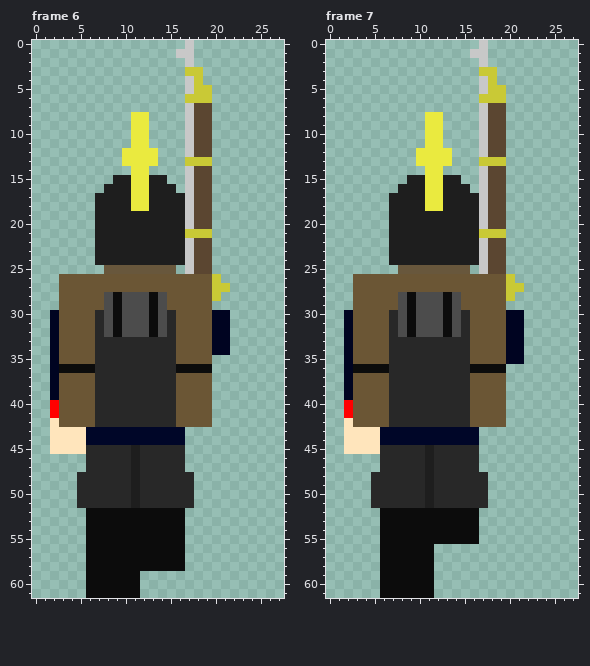
A pixel-art file gets an edit: Assets/Images/NewUnits/Germany/LandWehr/SummerDress/UnitSpriteNorth.aseprite. The first picture shows the starting point.
28x62 pixels, 7 frames. Colours within 5 levels of each other are drawn and written as one. Shown: frame 6, frame 7. The commit also changed other frames, which this record leaves out.
New version:
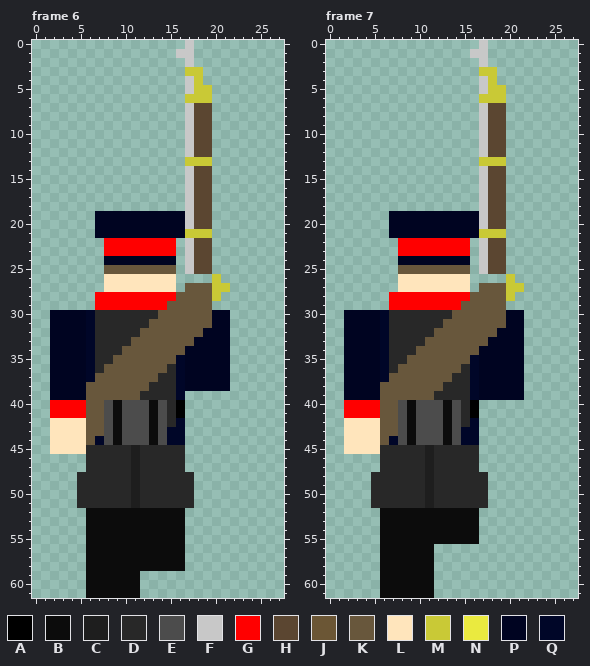
Palette (. is transparent): A #000000  B #0c0c0c  C #1e1e1e  D #282828  E #4c4c4c  F #c8c8c8  G #ff0000  H #5b4631  J #6b5635  K #68573c  L #ffe5bc  M #c9c936  N #eaea3f  P #000421  Q #000628
Edits made:
--- frame 6, layers "Knapsack", "Legs"
@@ x 0..27 @@
  7 .................FHH........
- 8 ...........NN....FHH........
- 9 ...........NN....FHH........
-10 ...........NN....FHH........
-11 ...........NN....FHH........
-12 ..........NNNN...FHH........
-13 ..........NNNN...MMM........
-14 ...........NN....FHH........
-15 .........CCNNCC..FHH........
-16 ........CCCNNCCC.FHH........
-17 .......CCCCNNCCCCFHH........
-18 .......CCCCNNCCCCFHH........
-19 .......CCCCCCCCCCFHH........
-20 .......CCCCCCCCCCFHH........
-21 .......CCCCCCCCCCMMM........
-22 .......CCCCCCCCCCFHH........
-23 .......CCCCCCCCCCFHH........
-24 .......CCCCCCCCCCFHH........
+ 8 .................FHH........
+ 9 .................FHH........
+10 .................FHH........
+11 .................FHH........
+12 .................FHH........
+13 .................MMM........
+14 .................FHH........
+15 .................FHH........
+16 .................FHH........
+17 .................FHH........
+18 .................FHH........
+19 .......PPPPPPPPPPFHH........
+20 .......PPPPPPPPPPFHH........
+21 .......PPPPPPPPPPMMM........
+22 ........GGGGGGGG.FHH........
+23 ........GGGGGGGG.FHH........
+24 ........PPPPPPPP.FHH........
 25 ........KKKKKKKK.FHH........
-26 ...JJJJJJJJJJJJJJJJJM.......
-27 ...JJJJJJJJJJJJJJJJJMM......
-28 ...JJJJJEBEEEBEJJJJJM.......
-29 ...JJJJJEBEEEBEJJJJJ........
-30 ..PJJJJDEBEEEBEDJJJJPP......
-31 ..PJJJJDEBEEEBEDJJJJPP......
-32 ..PJJJJDEBEEEBEDJJJJPP......
-33 ..PJJJJDDDDDDDDDJJJJPP......
-34 ..PJJJJDDDDDDDDDJJJJPP......
-35 ..PJJJJDDDDDDDDDJJJJ........
-36 ..PBBBBDDDDDDDDDBBBB........
-37 ..PJJJJDDDDDDDDDJJJJ........
-38 ..PJJJJDDDDDDDDDJJJJ........
-39 ..PJJJJDDDDDDDDDJJJJ........
-40 ..GJJJJDDDDDDDDDJJJJ........
-41 ..GJJJJDDDDDDDDDJJJJ........
-42 ..LJJJJDDDDDDDDDJJJJ........
-43 ..LLLLQQQQQQQQQQQ...........
-44 ..LLLLQQQQQQQQQQQ...........
+26 ........LLLLLLLL....M.......
+27 ........LLLLLLLL.KKKMM......
+28 .......GGGGGGGGGKKKKM.......
+29 .......GGGGGGGGKKKKK........
+30 ..PPPPQDDDDDDDKKKKKKPP......
+31 ..PPPPQDDDDDDKKKKKKKPP......
+32 ..PPPPQDDDDDKKKKKKKPPP......
+33 ..PPPPQDDDDKKKKKKKPPPP......
+34 ..PPPPQDDDKKKKKKKPPPPP......
+35 ..PPPPQDDKKKKKKKQPPPPP......
+36 ..PPPPQDKKKKKKKDQPPPPP......
+37 ..PPPPQKKKKKKKDDQPPPPP......
+38 ..PPPPKKKKKKKDDDQPPPPP......
+39 ..PPPPKKKKKKDDDDQ...........
+40 ..GGGGKKEBEEEBEDA...........
+41 ..GGGGKKEBEEEBEDA...........
+42 ..LLLLKKEBEEEBEDQ...........
+43 ..LLLLKKEBEEEBEQQ...........
+44 ..LLLLKQEBEEEBEQQ...........
 45 ..LLLLDDDDDCDDDDD...........
--- frame 7, layers "Knapsack", "Legs"
@@ x 0..27 @@
  7 .................FHH........
- 8 ...........NN....FHH........
- 9 ...........NN....FHH........
-10 ...........NN....FHH........
-11 ...........NN....FHH........
-12 ..........NNNN...FHH........
-13 ..........NNNN...MMM........
-14 ...........NN....FHH........
-15 .........CCNNCC..FHH........
-16 ........CCCNNCCC.FHH........
-17 .......CCCCNNCCCCFHH........
-18 .......CCCCNNCCCCFHH........
-19 .......CCCCCCCCCCFHH........
-20 .......CCCCCCCCCCFHH........
-21 .......CCCCCCCCCCMMM........
-22 .......CCCCCCCCCCFHH........
-23 .......CCCCCCCCCCFHH........
-24 .......CCCCCCCCCCFHH........
+ 8 .................FHH........
+ 9 .................FHH........
+10 .................FHH........
+11 .................FHH........
+12 .................FHH........
+13 .................MMM........
+14 .................FHH........
+15 .................FHH........
+16 .................FHH........
+17 .................FHH........
+18 .................FHH........
+19 .......PPPPPPPPPPFHH........
+20 .......PPPPPPPPPPFHH........
+21 .......PPPPPPPPPPMMM........
+22 ........GGGGGGGG.FHH........
+23 ........GGGGGGGG.FHH........
+24 ........PPPPPPPP.FHH........
 25 ........KKKKKKKK.FHH........
-26 ...JJJJJJJJJJJJJJJJJM.......
-27 ...JJJJJJJJJJJJJJJJJMM......
-28 ...JJJJJEBEEEBEJJJJJM.......
-29 ...JJJJJEBEEEBEJJJJJ........
-30 ..PJJJJDEBEEEBEDJJJJPP......
-31 ..PJJJJDEBEEEBEDJJJJPP......
-32 ..PJJJJDEBEEEBEDJJJJPP......
-33 ..PJJJJDDDDDDDDDJJJJPP......
-34 ..PJJJJDDDDDDDDDJJJJPP......
-35 ..PJJJJDDDDDDDDDJJJJPP......
-36 ..PBBBBDDDDDDDDDBBBB........
-37 ..PJJJJDDDDDDDDDJJJJ........
-38 ..PJJJJDDDDDDDDDJJJJ........
-39 ..PJJJJDDDDDDDDDJJJJ........
-40 ..GJJJJDDDDDDDDDJJJJ........
-41 ..GJJJJDDDDDDDDDJJJJ........
-42 ..LJJJJDDDDDDDDDJJJJ........
-43 ..LLLLQQQQQQQQQQQ...........
-44 ..LLLLQQQQQQQQQQQ...........
+26 ........LLLLLLLL....M.......
+27 ........LLLLLLLL.KKKMM......
+28 .......GGGGGGGGGKKKKM.......
+29 .......GGGGGGGGKKKKK........
+30 ..PPPPQDDDDDDDKKKKKKPP......
+31 ..PPPPQDDDDDDKKKKKKKPP......
+32 ..PPPPQDDDDDKKKKKKKPPP......
+33 ..PPPPQDDDDKKKKKKKPPPP......
+34 ..PPPPQDDDKKKKKKKPPPPP......
+35 ..PPPPQDDKKKKKKKQPPPPP......
+36 ..PPPPQDKKKKKKKDQPPPPP......
+37 ..PPPPQKKKKKKKDDQPPPPP......
+38 ..PPPPKKKKKKKDDDQPPPPP......
+39 ..PPPPKKKKKKDDDDQPPPPP......
+40 ..GGGGKKEBEEEBEDA...........
+41 ..GGGGKKEBEEEBEDA...........
+42 ..LLLLKKEBEEEBEDQ...........
+43 ..LLLLKKEBEEEBEQQ...........
+44 ..LLLLKQEBEEEBEQQ...........
 45 ..LLLLDDDDDCDDDDD...........
Changed places in both pictures, as pixel boxes (x1, y1, x2, y2):
changed: (59, 112, 230, 445)
changed: (353, 112, 524, 445)
